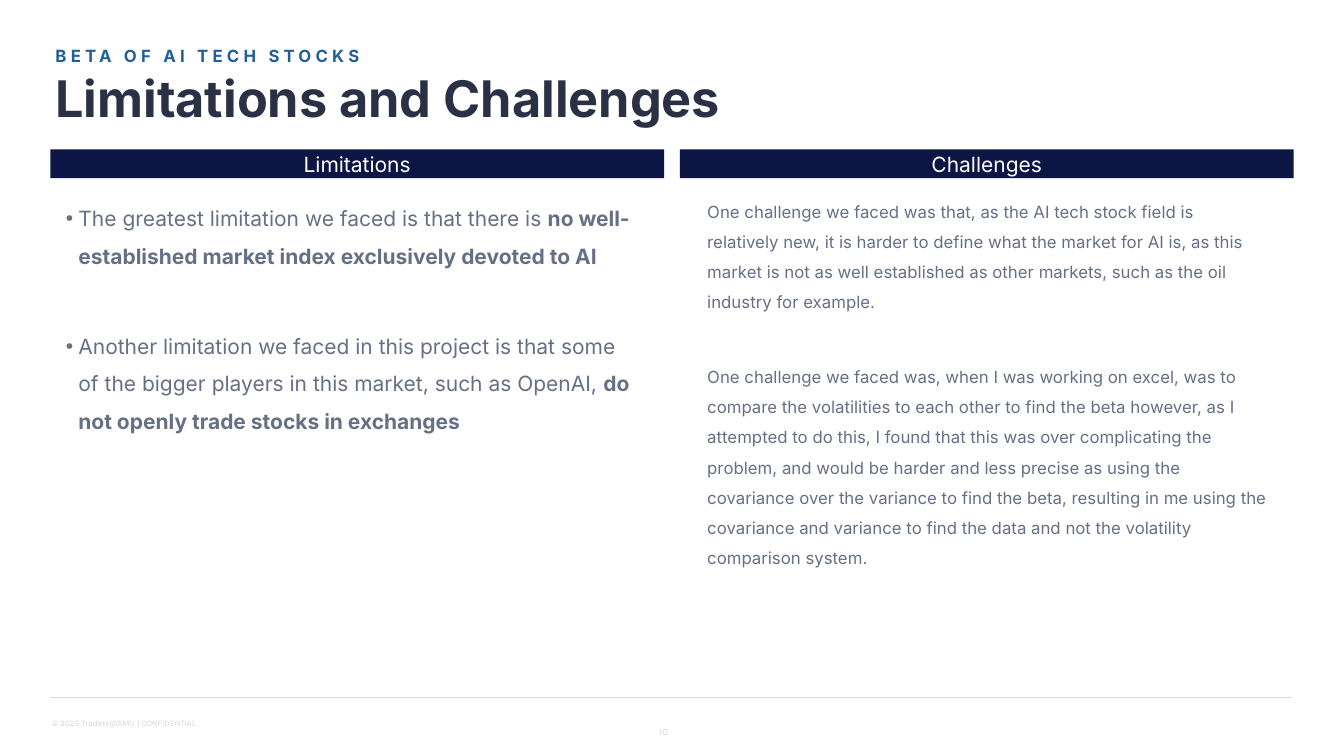
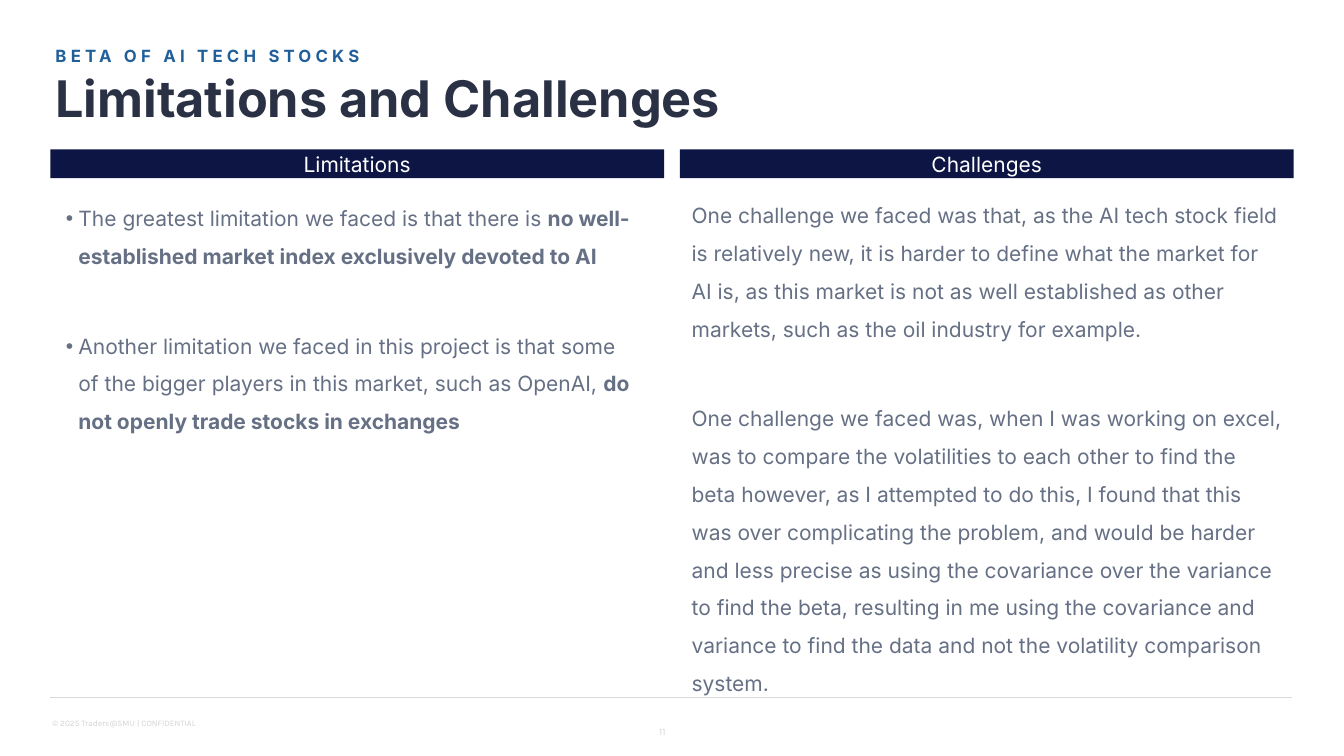
Before and after one commit to Traders-SMU/traders-smu-final-project-submission-dxerg123, a slide deck: slide 11 of Beta of AI Tech Stocks.pptx (slide 10 before the commit). Drawn at 1344x756 pixels with LibreOffice and Linux fonts; fonts in the diff are those of the drawing; background and template pictures are left out. Boxes give left, top, right and bottom in pixels: in the first picture for what was removed or moved away, otherwise in the second. Text is boxed around its words. In the diff, an @@ line names an element or a change of style, - is before the commit and + after.

```diff
--- a/Beta of AI Tech Stocks.pptx
+++ b/Beta of AI Tech Stocks.pptx
@@ text "One challenge we faced was ...": place and size @@
-text "One challenge we faced was ..." at [707,205,1266,568]
+text "One challenge we faced was ..." at [692,207,1281,696]
@@ text "One challenge we faced was ..." at [692,207,1281,696]: size 24 to 30 pt @@
@@ page number at [659,725,665,738]: text changed @@
-10
+11
```
Also in this commit, not shown: 9 other slides changed, 1 slide added.
